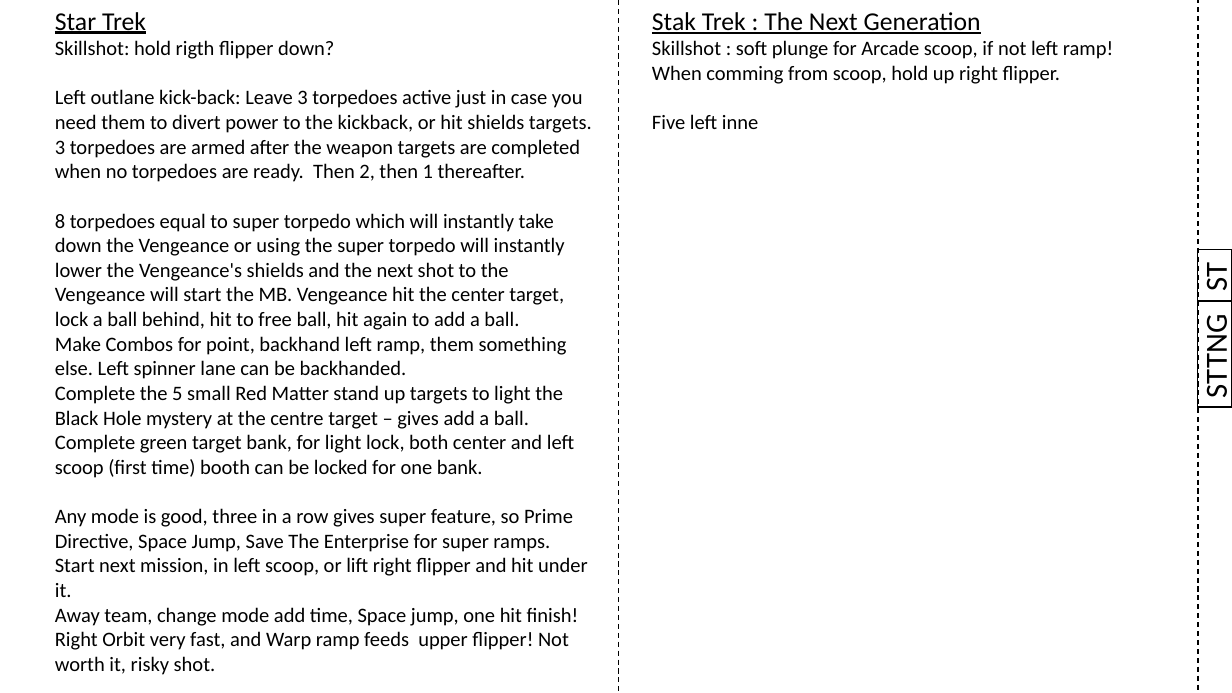
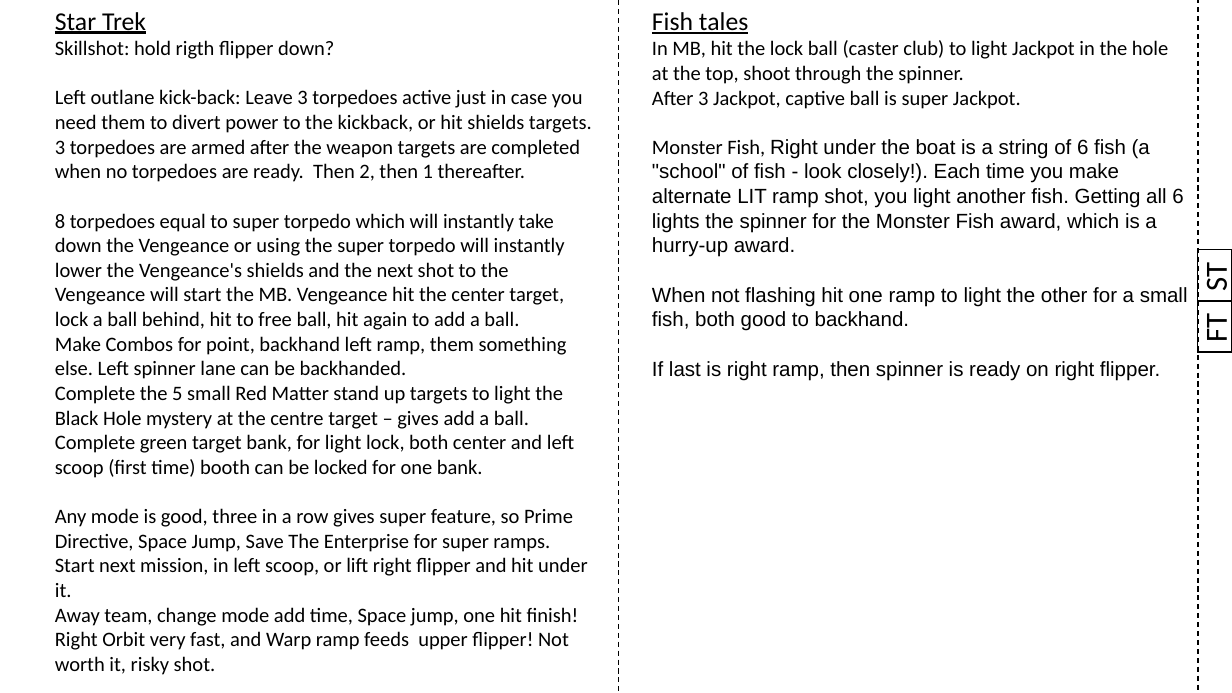
Before and after one commit to karstenbolge/PB, a slide deck: slide 17 of PB.pptx. Drawn at 1232x693 pixels with LibreOffice and Linux fonts; fonts in the diff are those of the drawing. Boxes give left, top, right and bottom in pixels: in the first picture for what was removed or moved away, otherwise in the second. Text is boxed around its words. In the diff, an @@ line names an element or a change of style, - is before the commit and + after.

Commit message:
Addede

```diff
--- a/PB.pptx
+++ b/PB.pptx
@@ text at box(652, 12, 1188, 380): text changed; font Calibri to Arial @@
-Stak Trek : The Next Generation
-Skillshot : soft plunge for Arcade scoop, if not left ramp!
-When comming from scoop, hold up right flipper.
-Five left inne
+Fish tales
+In MB, hit the lock ball (caster club) to light Jackpot in the hole at the top, shoot through the spinner.
+After 3 Jackpot, captive ball is super Jackpot.
+Monster Fish, Right under the boat is a string of 6 fish (a "school" of fish - look closely!). Each time you make alternate LIT ramp shot, you light another fish. Getting all 6 lights the spinner for the Monster Fish award, which is a hurry-up award.
+When not flashing hit one ramp to light the other for a small fish, both good to backhand.
+If last is right ramp, then spinner is ready on right flipper.
@@ text in rectangle at box(1198, 316, 1232, 343): text changed @@
-STTNG
+FT
@@ rectangle "FT": place and size @@
-rectangle "FT" at box(1198, 301, 1232, 408)
+rectangle "FT" at box(1198, 301, 1232, 352)
```
